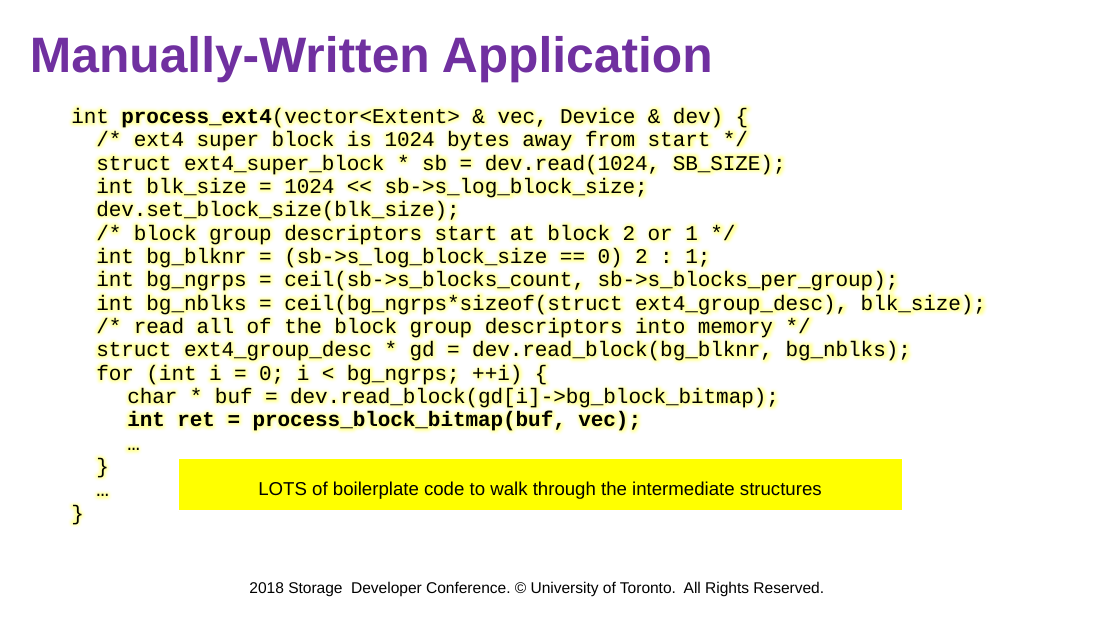
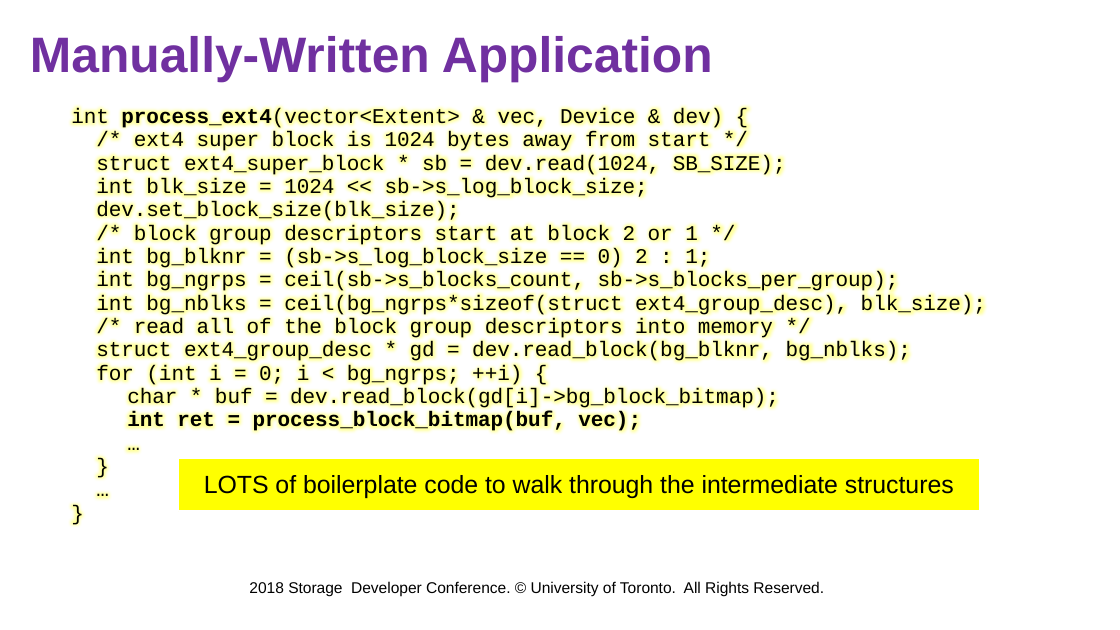
Before and after one commit to jacksun007/spiffy-paper, a slide deck: slide 34 of talk/sdc18_spiffy.pptx. Drawn at 1120x630 pixels with LibreOffice and Linux fonts; fonts in the diff are those of the drawing; background and template pictures are left out. Boxes give left, top, right and bottom in pixels: in the first picture for what was removed or moved away, otherwise in the second. Text is boxed around its words. In the diff, an @@ line names an element or a change of style, - is before the commit and + after.

```diff
--- a/talk/sdc18_spiffy.pptx
+++ b/talk/sdc18_spiffy.pptx
@@ rectangle "LOTS of boilerplate code to ...": place and size @@
-rectangle "LOTS of boilerplate code to ..." at (178, 458, 903, 511)
+rectangle "LOTS of boilerplate code to ..." at (178, 458, 980, 511)
@@ rectangle "LOTS of boilerplate code to ..." at (178, 458, 980, 511): size 12 to 16 pt @@
```
Also in this commit, not shown: 16 other slides changed, 3 slides added, 1 slide removed.
